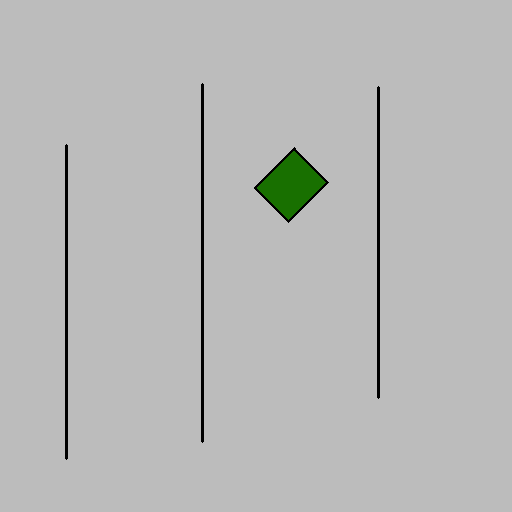
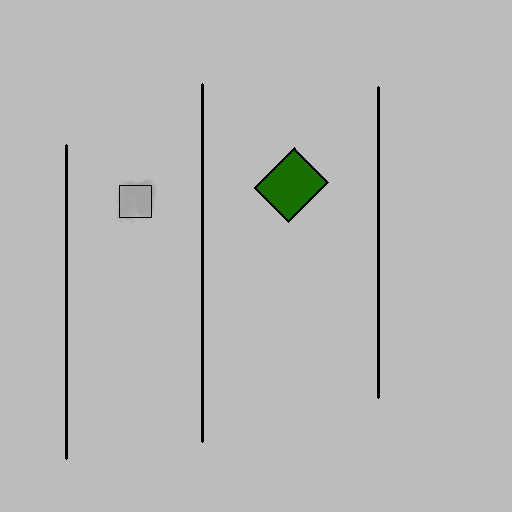
Layered file, before and after one edit (512x512). Changes by layer:
painted on "Background" over [115,179,158,224]
